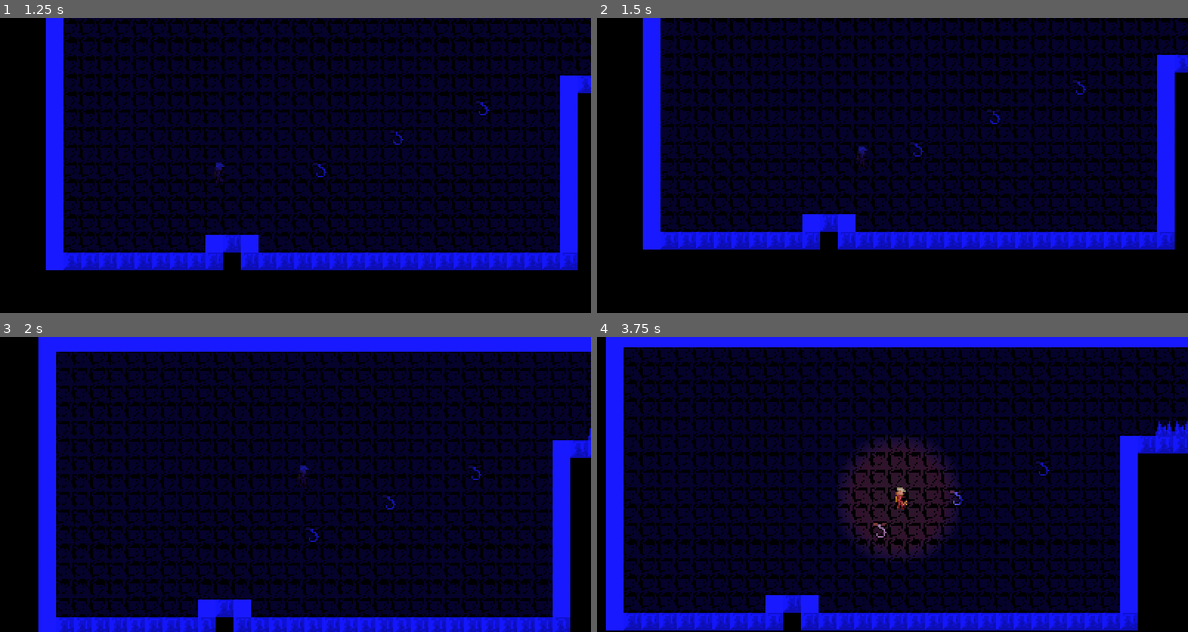
Above: before the commit, frames 1-4 (two rows, left to right).
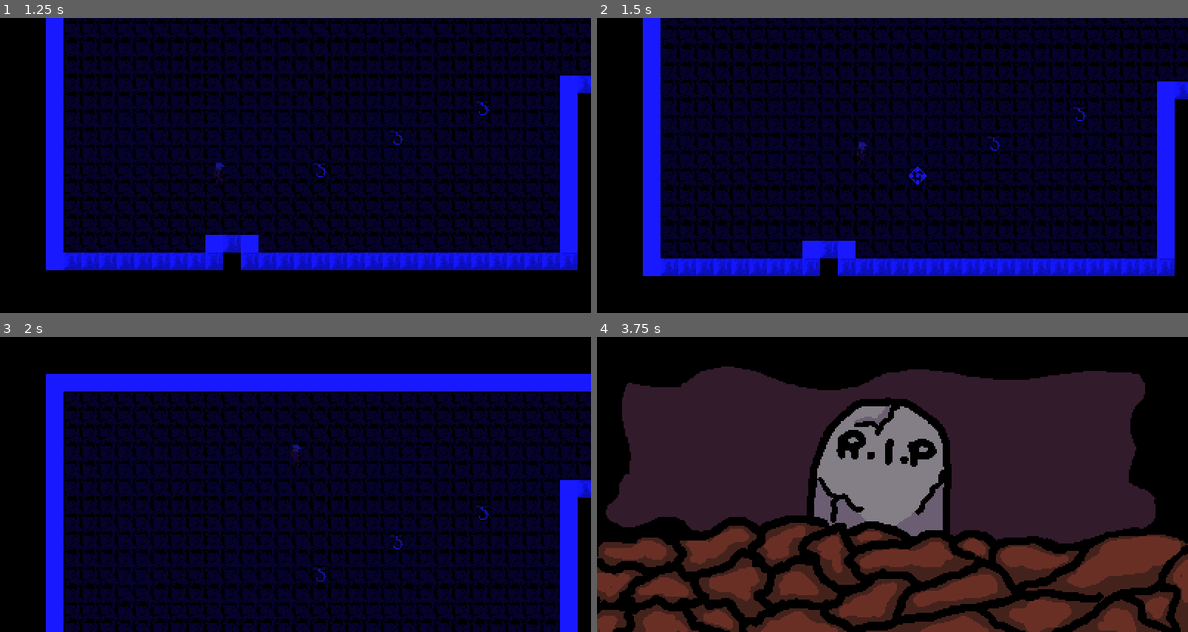
Above: after the commit, the same moments.

Repository: Mohamedyk10/inoxxtag-unclimb
Game: Godot game, scene res://main.tscn
The game is run twice, just before and just after one commit, with the same random seed, the same clock (stepped at 60 frames per second) and the same inputs.
Inputs:
- Up to frame 1 (1.25 s): tap Enter at 0.5 s; hold Right (RIGHT) from 0.53 s (still down); hold Space (JUMP) from 0.53 s (still down); tap G (GRAPPLING_HOOK) at 0.6 s
- Up to frame 2 (1.5 s): keep holding Right (RIGHT); release Space (JUMP) at 1.28 s; tap Space (JUMP) at 1.35 s
- Up to frame 3 (2 s): keep holding Right (RIGHT); tap Space (JUMP) at 1.52, 1.82 s; tap G (GRAPPLING_HOOK) at 1.55 s
- Up to frame 4 (3.75 s): release Right (RIGHT) at 2.03 s; hold Left (LEFT) 2.03-2.78 s; hold Space (JUMP) 2.03-2.78 s; tap G (GRAPPLING_HOOK) at 2.1, 3.05 s; hold Right (RIGHT) from 2.78 s (still down); tap Shift (HOLD) at 2.85 s; tap Space (JUMP) at 3.02, 3.32 s; hold Space (JUMP) from 3.53 s (still down); tap E (USE_LANTERN) at 3.6 s

Frame 1 is identical in both runs. In frame 2, 40% of the frame differs, in the area x 7-100%, y 0-88%; in frame 3, 52%; in frame 4, 88%, in the area x 0-100%, y 0-100%.

Commit message:
Résolution bug grappin

Diff:
--- a/inoxtag-unclimb/main.tscn
+++ b/inoxtag-unclimb/main.tscn
@@ -7,6 +7,7 @@
 [ext_resource type="Script" uid="uid://wgftuiiht26" path="res://camera.gd" id="4_lquwl"]
 [ext_resource type="PackedScene" uid="uid://vgah4ipsh4je" path="res://levels.tscn" id="5_lquwl"]
 [ext_resource type="Script" uid="uid://cxr5vgmwa4ca5" path="res://directional_light.gd" id="6_7mycd"]
+[ext_resource type="Texture2D" uid="uid://ccdw5wpv3h8wr" path="res://art/Gameplay/Target.png" id="8_5vw27"]
 
 [node name="Main" type="Node2D"]
 script = ExtResource("1_7mycd")
@@ -33,3 +34,10 @@
 energy = 0.9
 blend_mode = 1
 script = ExtResource("6_7mycd")
+
+[node name="Target" type="Node2D" parent="."]
+position = Vector2(1923, 861)
+scale = Vector2(3, 3)
+
+[node name="Sprite2D" type="Sprite2D" parent="Target"]
+texture = ExtResource("8_5vw27")
--- a/inoxtag-unclimb/player.gd
+++ b/inoxtag-unclimb/player.gd
@@ -119,9 +119,15 @@
 				rot_speed=10*velocity.dot(eo)
 				acc_rot = 0
 		else:
+			vertical_speed=0
 			uses_grappling_hook=false
 
-	if Input.is_action_just_pressed("JUMP") or is_on_ceiling() or is_on_floor() or is_on_wall():
+	if Input.is_action_just_pressed("JUMP"):
+		vertical_speed=1.5*JUMP_INITIAL_SPEED
+		uses_grappling_hook=false
+
+	if is_on_ceiling() or is_on_floor() or is_on_wall():
+		vertical_speed=0
 		uses_grappling_hook=false
 
 	velocity=Vector2(0,0)
@@ -139,8 +145,6 @@
 		er=er.rotated(rot_speed*delta)
 
 		global_position=current_hook.global_position + len_grap*er
-
-		vertical_speed=1.5*JUMP_INITIAL_SPEED*abs(sin(theta))
 
 		return
 
@@ -223,15 +227,11 @@
 
 
 func _on_grappling_area_body_entered(body: Node2D) -> void:
-	print("ok")
 	if body.get_parent().name=="Hooks":
 		aimed_hook=body
-		print(body)
+		get_node("../Target").global_position=aimed_hook.global_position
 
 func _on_grappling_area_body_exited(body: Node2D) -> void:
 	if body==aimed_hook:
 		aimed_hook=null
-
-
-func _on_grappting_area_body_exited(body: Node2D) -> void:
-	pass # Replace with function body.
+		get_node("../Target").global_position=Vector2(-10000,-10000)
--- a/inoxtag-unclimb/player.tscn
+++ b/inoxtag-unclimb/player.tscn
@@ -152,7 +152,7 @@
 size = Vector2(33, 68)
 
 [sub_resource type="CircleShape2D" id="CircleShape2D_pylmc"]
-radius = 165.048
+radius = 241.033
 
 [node name="Player" type="CharacterBody2D"]
 collision_layer = 2
@@ -195,4 +195,4 @@
 
 [connection signal="body_entered" from="PlayerArea2D" to="." method="_on_area_2d_body_entered"]
 [connection signal="body_entered" from="GrapplingArea" to="." method="_on_grappling_area_body_entered"]
-[connection signal="body_exited" from="GrapplingArea" to="." method="_on_grappting_area_body_exited"]
+[connection signal="body_exited" from="GrapplingArea" to="." method="_on_grappling_area_body_exited"]
Binary file added: inoxtag-unclimb/art/Gameplay/Target.png
Not shown, added: inoxtag-unclimb/art/Gameplay/Target.png.import
Not shown: 1 places in inoxtag-unclimb/main.tscn that only renumber resources
